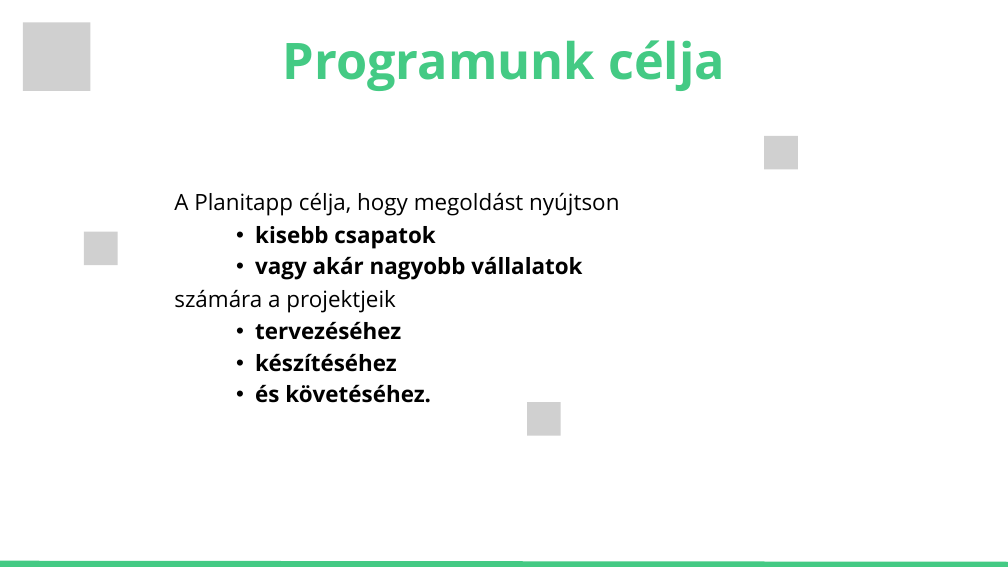
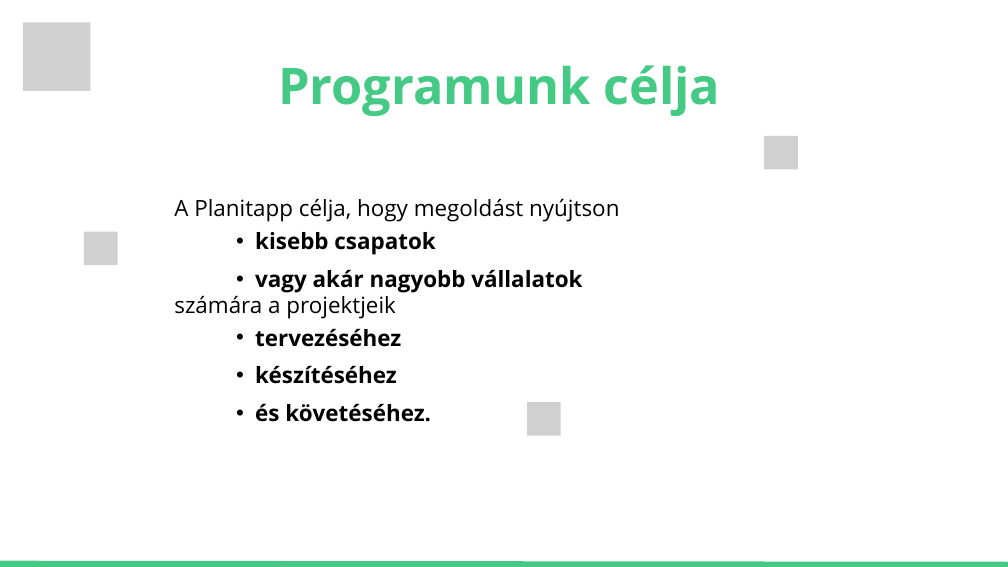
Before and after one commit to janoscsordas/planit-vizsgaremek-osszes, a slide deck: slide 2 of Planitapp presentation.pptx. Drawn at 1008x567 pixels with LibreOffice and Linux fonts; fonts in the diff are those of the drawing; grey boxes stand for pictures. Boxes give left, top, right and bottom in pixels: in the first picture for what was removed or moved away, otherwise in the second. Text is boxed around its words. In the diff, an @@ line names an element or a change of style, - is before the commit and + after.

```diff
--- a/Planitapp presentation.pptx
+++ b/Planitapp presentation.pptx
@@ text "Programunk célja": place and size @@
-text "Programunk célja" at [283,40,725,91]
+text "Programunk célja" at [278,65,721,116]
@@ text "Programunk célja" at [278,65,721,116]: line spacing 100.8pt to 1.4 @@
@@ line spacing 44.8pt to 1.4 in 4 elements at [255,328,431,422], [174,198,619,222], [255,232,582,292], [174,292,395,318] @@
```
Also in this commit, not shown: 10 other slides changed.
